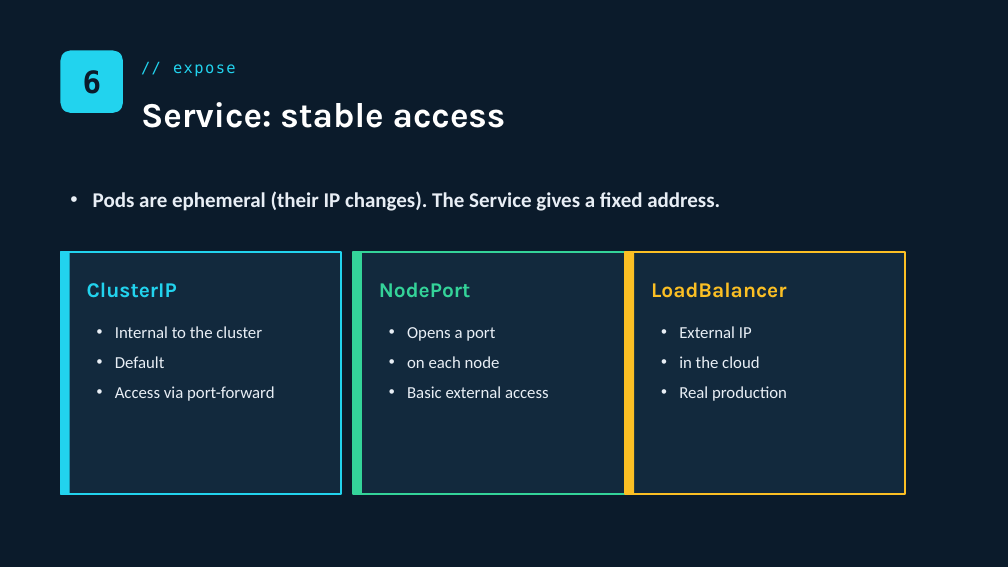
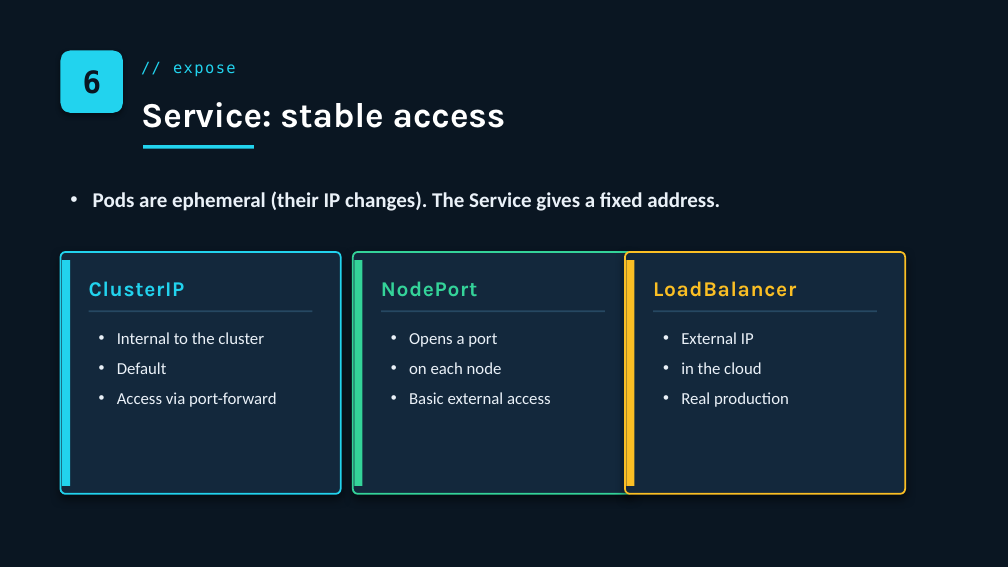
Before and after one commit to Finithe-Phoenix/devops-contenedores-kubernetes-curso, a slide deck: slide 7 of slides/03_Day_3_Kubernetes_Helm.pptx. Drawn at 1008x567 pixels with LibreOffice and Linux fonts; fonts in the diff are those of the drawing. Boxes give left, top, right and bottom in pixels: in the first picture for what was removed or moved away, otherwise in the second. Text is boxed around its words. In the diff, an @@ line names an element or a change of style, - is before the commit and + after.

```diff
--- a/slides/03_Day_3_Kubernetes_Helm.pptx
+++ b/slides/03_Day_3_Kubernetes_Helm.pptx
@@ background #0B1B2B to #0A1622 @@
@@ text "6" at [83,70,102,94]: text colour #0B1B2B to #0A1622 @@
@@ rounded rectangle at [60,50,123,113]: shadow on @@
@@ rectangle added at [143,145,254,149], fill #22D3EE @@
@@ rectangle removed at [60,252,341,494] @@
@@ rounded rectangle added at [60,252,341,494], fill #13283C, outline #22D3EE 1.25 pt @@
@@ rectangle: place and size @@
-rectangle at [60,252,70,494]
+rectangle at [61,260,70,486]
@@ rounded rectangle added at [353,252,633,494], fill #13283C, outline #34D399 1.25 pt @@
@@ rectangle: place and size @@
-rectangle at [353,252,362,494]
+rectangle at [355,260,363,486]
@@ rectangle removed at [625,252,905,494] @@
@@ rounded rectangle added at [625,252,905,494], fill #13283C, outline #FBBF24 1.25 pt @@
@@ rectangle: place and size @@
-rectangle at [625,252,634,494]
+rectangle at [626,260,634,486]
@@ letter spacing 0 to 0.5 pt in 3 elements at [89,281,185,297], [381,281,477,297], [653,281,796,297] @@
@@ rectangle: place and size @@
-rectangle at [353,252,633,494]
+rectangle at [89,310,312,312]
@@ rectangle at [89,310,312,312]: fill #12293D to #264862; outline #34D399 1.25 pt to none @@
@@ rectangle added at [381,310,605,312], fill #264862 @@
@@ text colour #E8EEF5 to #EAF1F8 in 4 elements at [93,191,720,211], [117,332,276,407], [409,333,551,404], [681,332,789,407] @@
@@ rectangle added at [653,310,877,312], fill #264862 @@
```
Also in this commit, not shown: 13 other slides changed, 7 other files.
